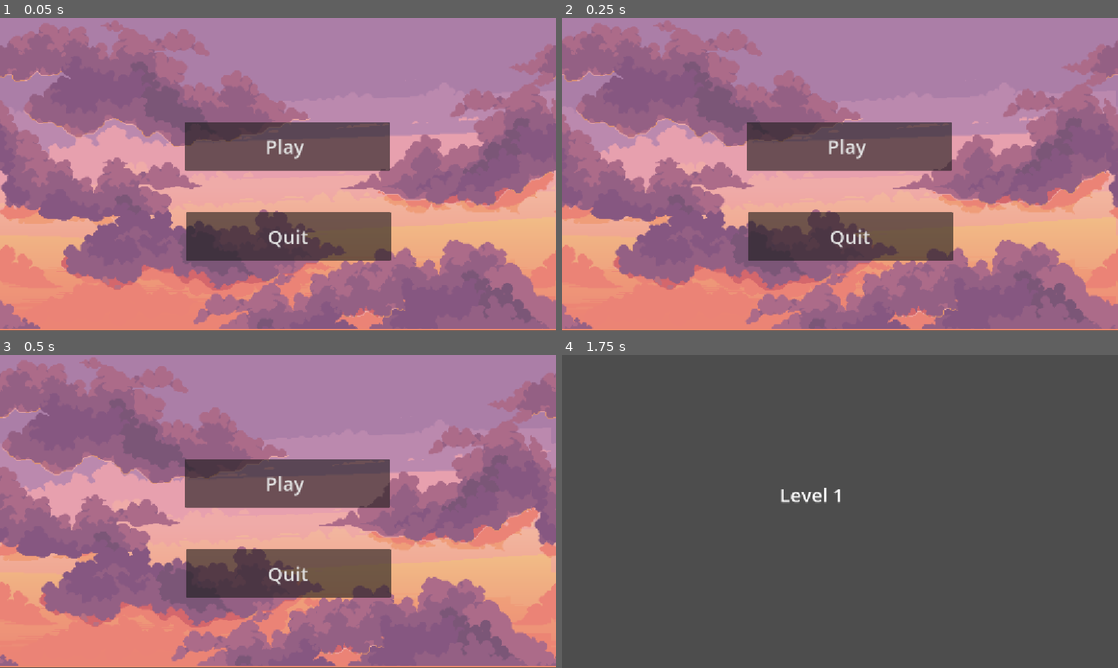
Above: before the commit, frames 1-4 (two rows, left to right).
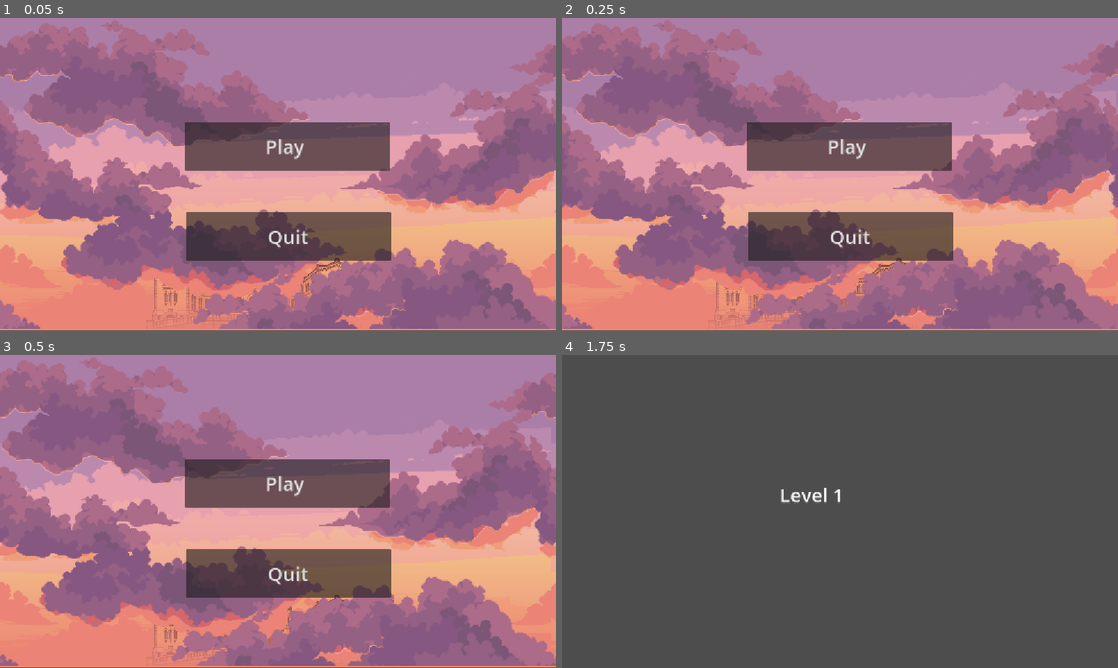
Above: after the commit, the same moments.

Repository: Nicko2009/spilprosjekt2026
Game: Godot game, scene res://menu.tscn
The game is run twice, just before and just after one commit, with the same random seed, the same clock (stepped at 60 frames per second) and the same inputs.
Inputs:
- Up to frame 1 (0.05 s): no input
- Up to frame 2 (0.25 s): no input
- Up to frame 3 (0.5 s): no input
- Up to frame 4 (1.75 s): click "Play" at 0.5 s; tap Enter at 1.25 s

The runs differ from the first frame. In frame 1, 0.5% of the frame differs, in the area x 26-62%, y 76-98%; in frame 2, 0.4%; in frame 3, 0.2%; in frame 4, nothing differs.

Commit message:
stortinget
stortinget hoved sene

Diff:
--- a/spillprosjekt-2026/BG.tscn
+++ b/spillprosjekt-2026/BG.tscn
@@ -3,6 +3,7 @@
 [ext_resource type="Script" uid="uid://bc621i1gbrwub" path="res://bg.gd" id="1_1yvor"]
 [ext_resource type="Texture2D" uid="uid://bk2exks1qw1je" path="res://Clouds 7/1.png" id="1_a1ds0"]
 [ext_resource type="Texture2D" uid="uid://bvumil6sun8bg" path="res://Clouds 7/2.png" id="2_1yvor"]
+[ext_resource type="Texture2D" uid="uid://b3qjkr08vxt6" path="res://stortinget.png" id="3_ogskg"]
 [ext_resource type="Texture2D" uid="uid://cjss4mskl362f" path="res://Clouds 7/3.png" id="3_wfgfm"]
 [ext_resource type="Texture2D" uid="uid://t31g8726847a" path="res://Clouds 7/4.png" id="4_ogskg"]
 
@@ -17,6 +18,12 @@
 position = Vector2(576.5, 323.00003)
 scale = Vector2(1.998264, 1.9876542)
 texture = ExtResource("1_a1ds0")
+
+[node name="Stortinget" type="Sprite2D" parent="." unique_id=248391646]
+position = Vector2(776, 543)
+scale = Vector2(0.27790305, 0.27790305)
+texture = ExtResource("3_ogskg")
+offset = Vector2(-900, -0.49)
 
 [node name="ParallaxLayer2" type="ParallaxLayer" parent="." unique_id=1974192446]
 motion_scale = Vector2(0.5, 1)
Binary file added: spillprosjekt-2026/stortinget.png
Not shown, added: spillprosjekt-2026/stortinget.png.import
